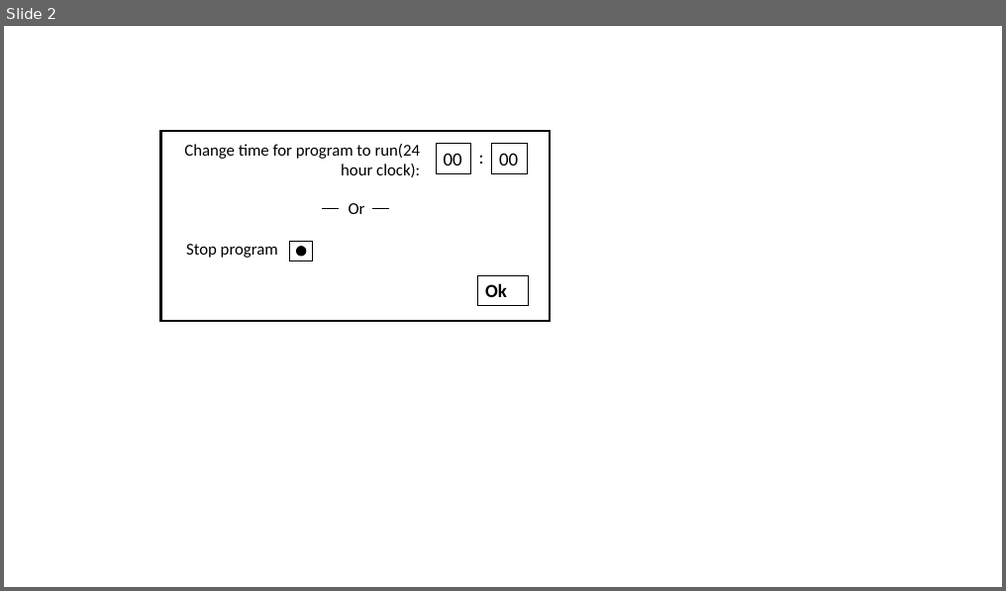
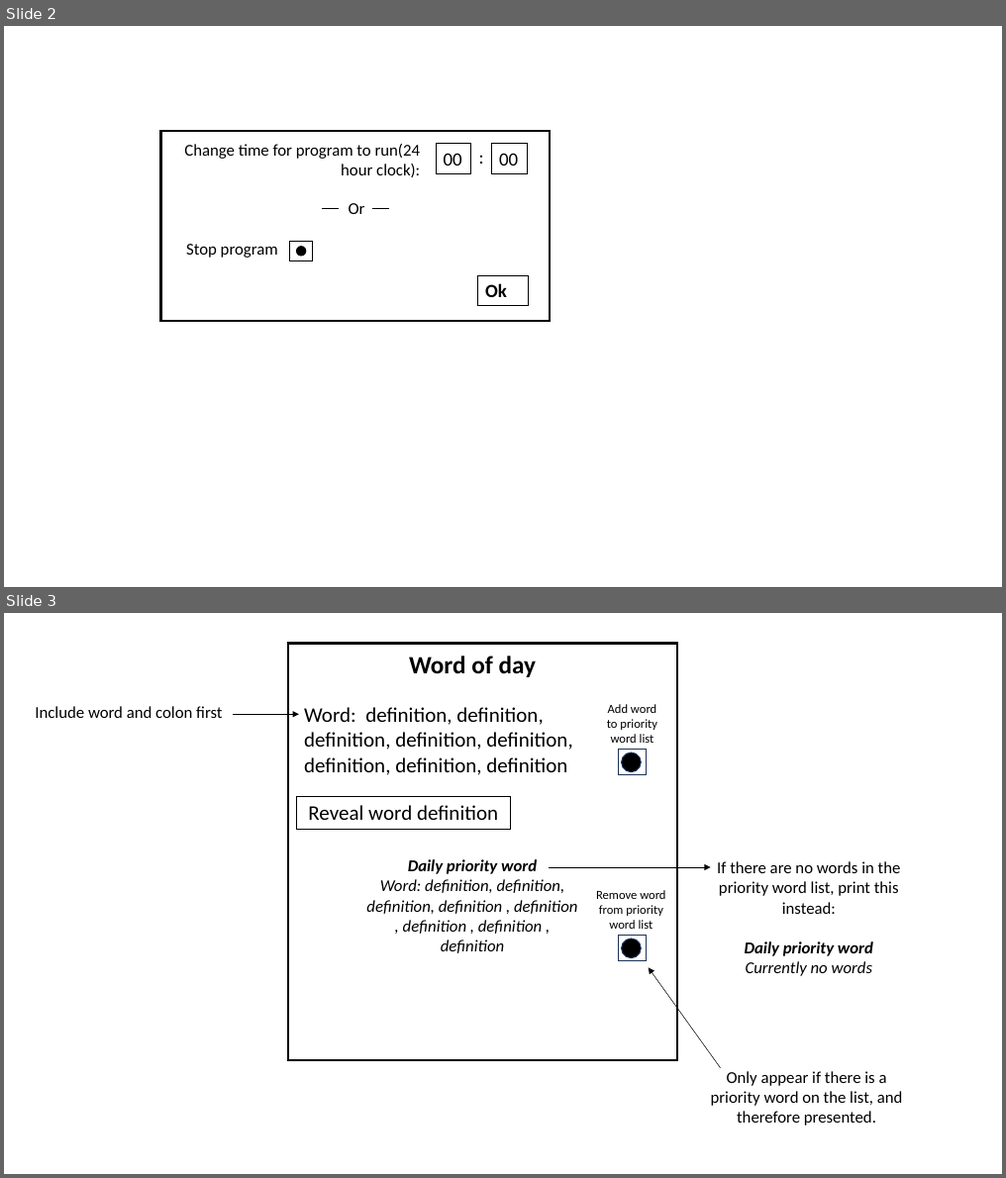
Before and after one commit to timbob04/DailyWordDefinition, a slide deck: extra/design.pptx. Shown one above the other, each under a label of ours: slide 2 before the commit, slides 2 and 3 after it. The pictures are 1006x591 and 1006x1178 pixels, drawn with LibreOffice and Linux fonts; fonts in the diff are those of the drawing. Boxes give left, top, right and bottom in pixels: in the first picture for what was removed or moved away, otherwise in the second. Text is boxed around its words. In the diff, an @@ line names an element or a change of style, - is before the commit and + after.

Commit message:
Making progress on PresentWordsAndDefinitions

```diff
--- a/extra/design.pptx
+++ b/extra/design.pptx
@@ slide 3 added at <box>4,613,1002,1174</box>, background #FFFFFF @@
@@ rectangle added at <box>288,643,677,1060</box>, outline #000000 2.25 pt @@
@@ text added at <box>409,656,536,677</box>, 24 pt, text #000000, bold @@
+Word of day
@@ text added at <box>35,706,222,718</box>, 16 pt, text #000000 @@
+Include word and colon first
@@ arrow added from (233, 714) to (299, 714), #000000 0.5 pt @@
@@ text added at <box>304,707,572,775</box>, 20 pt, text #000000 @@
+Word: definition, definition, definition, definition, definition, definition, definition, definition
@@ text added at <box>607,704,657,743</box>, 12 pt, text #000000 @@
+Add word to priority word list
@@ rectangle added at <box>618,750,646,775</box>, outline #1E3256 1 pt @@
@@ ellipse added at <box>622,753,642,772</box>, fill #000000, outline #1E3256 1 pt @@
@@ rectangle added at <box>297,796,510,830</box>, outline #000000 0.75 pt, 20 pt, text #000000 @@
+Reveal word definition
@@ text added at <box>366,860,577,954</box>, 16 pt, text #000000, italic @@
+Daily priority word
+Word: definition, definition, definition, definition , definition , definition , definition , definition
@@ arrow added from (548, 867) to (711, 867), #000000 0.5 pt @@
@@ text added at <box>717,861,901,976</box>, 16 pt, text #000000 @@
+If there are no words in the priority word list, print this instead:
+Daily priority word
+Currently no words
@@ text added at <box>596,890,665,929</box>, 12 pt, text #000000 @@
+Remove word from priority word list
@@ rectangle added at <box>618,935,646,961</box>, outline #1E3256 1 pt @@
@@ ellipse added at <box>622,939,642,959</box>, fill #000000, outline #1E3256 1 pt @@
@@ arrow added from (721, 1068) to (648, 967), #000000 0.5 pt @@
@@ text added at <box>711,1071,903,1126</box>, 16 pt, text #000000 @@
+Only appear if there is a priority word on the list, and therefore presented.
```
Also in this commit, not shown: 1 slide removed, 12 other files.
